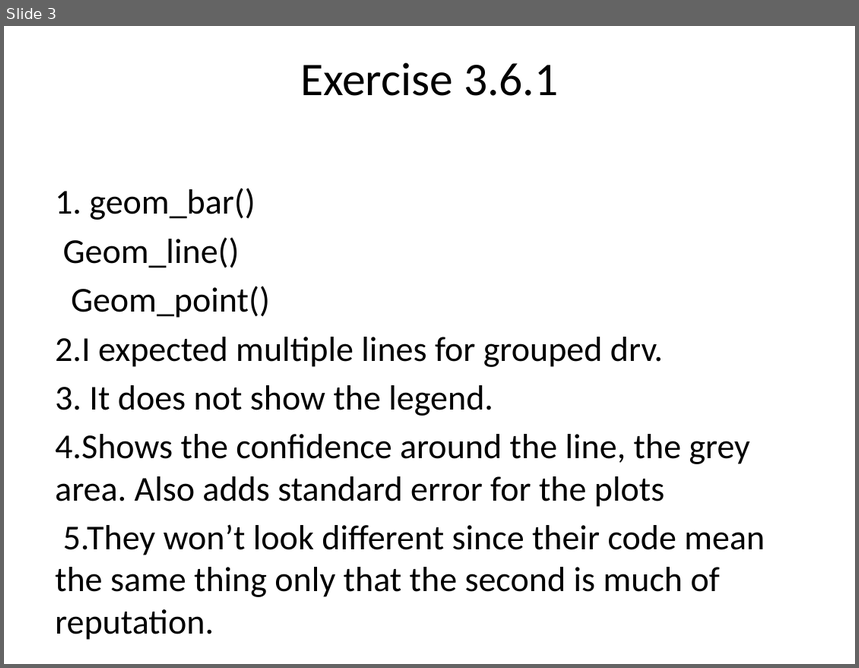
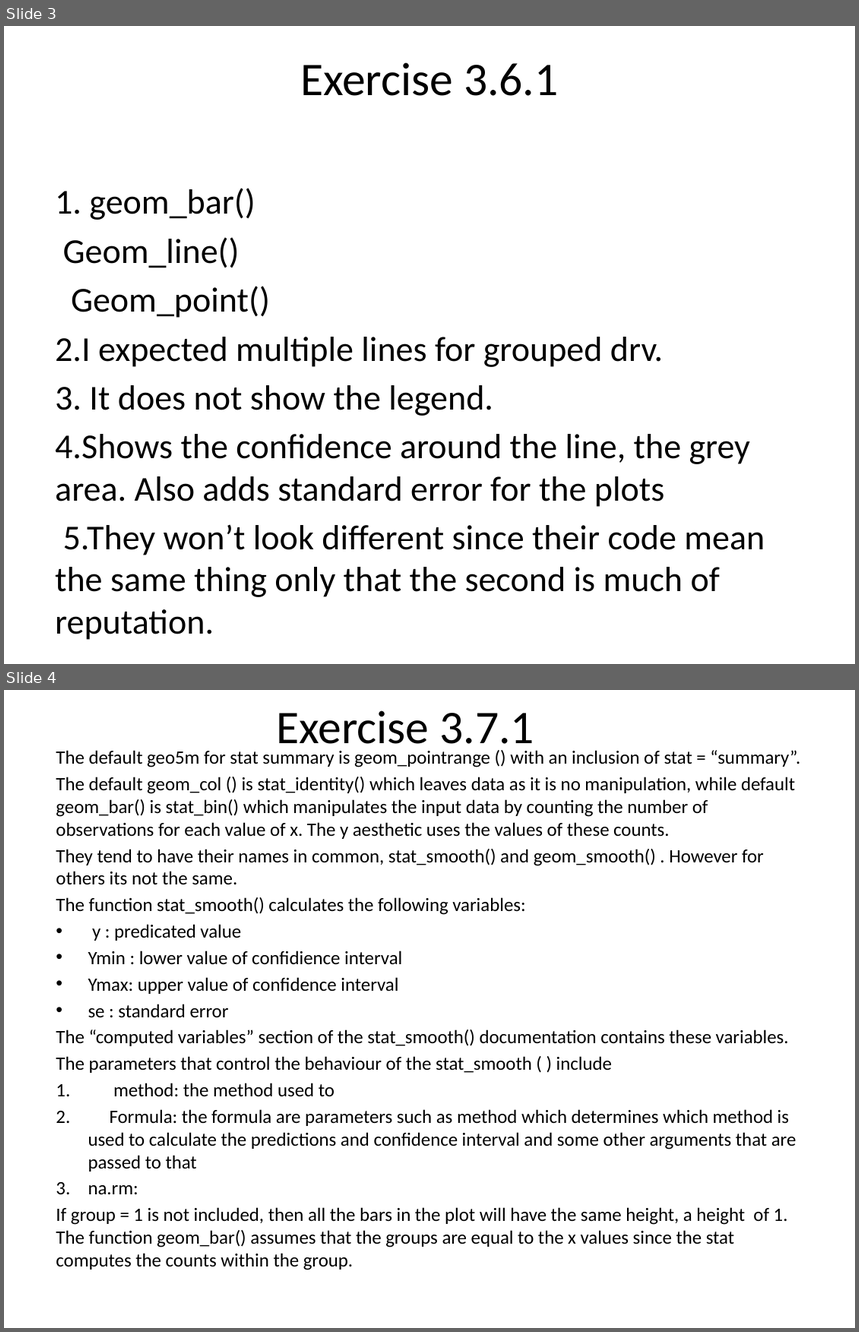
Before and after one commit to PurityNyakundi/testDummy, a slide deck: 3.6.1 - 3.9.1.pptx. Shown one above the other, each under a label of ours: slide 3 before the commit, slides 3 and 4 after it. The pictures are 859x668 and 859x1332 pixels, drawn with LibreOffice and Linux fonts; fonts in the diff are those of the drawing. Boxes give left, top, right and bottom in pixels: in the first picture for what was removed or moved away, otherwise in the second. Text is boxed around its words. In the diff, an @@ line names an element or a change of style, - is before the commit and + after.

```diff
--- a/3.6.1 - 3.9.1.pptx
+++ b/3.6.1 - 3.9.1.pptx
@@ slide 4 added at [4,690,855,1328], background #FFFFFF @@
@@ title added at [276,711,535,755], 39.6 pt, text #000000 @@
+Exercise 3.7.1
@@ text added at [56,750,800,1271], 16 pt, text #000000 @@
+The default geo5m for stat summary is geom_pointrange () with an inclusion of stat = “summary”.
+The default geom_col () is stat_identity() which leaves data as it is no manipulation, while default geom_bar() is stat_bin() which manipulates the input data by counting the number of observations for each value of x. The y aesthetic uses the values of these counts.
+They tend to have their names in common, stat_smooth() and geom_smooth() . However for others its not the same.
+The function stat_smooth() calculates the following variables:
+• y : predicated value
+• Ymin : lower value of confidience interval
+• Ymax: upper value of confidence interval
+• se : standard error
+The “computed variables” section of the stat_smooth() documentation contains these variables.
+The parameters that control the behaviour of the stat_smooth ( ) include
+1. method: the method used to
+2. Formula: the formula are parameters such as method which determines which method is used to calculate the predictions and confidence interval and some other arguments that are passed to that
+3. na.rm:
+If group = 1 is not included, then all the bars in the plot will have the same height, a height of 1. The function geom_bar() assumes that the groups are equal to the x values since the stat computes the counts within the group.
```
Also in this commit, not shown: 1 slide changed, 4 other files.
